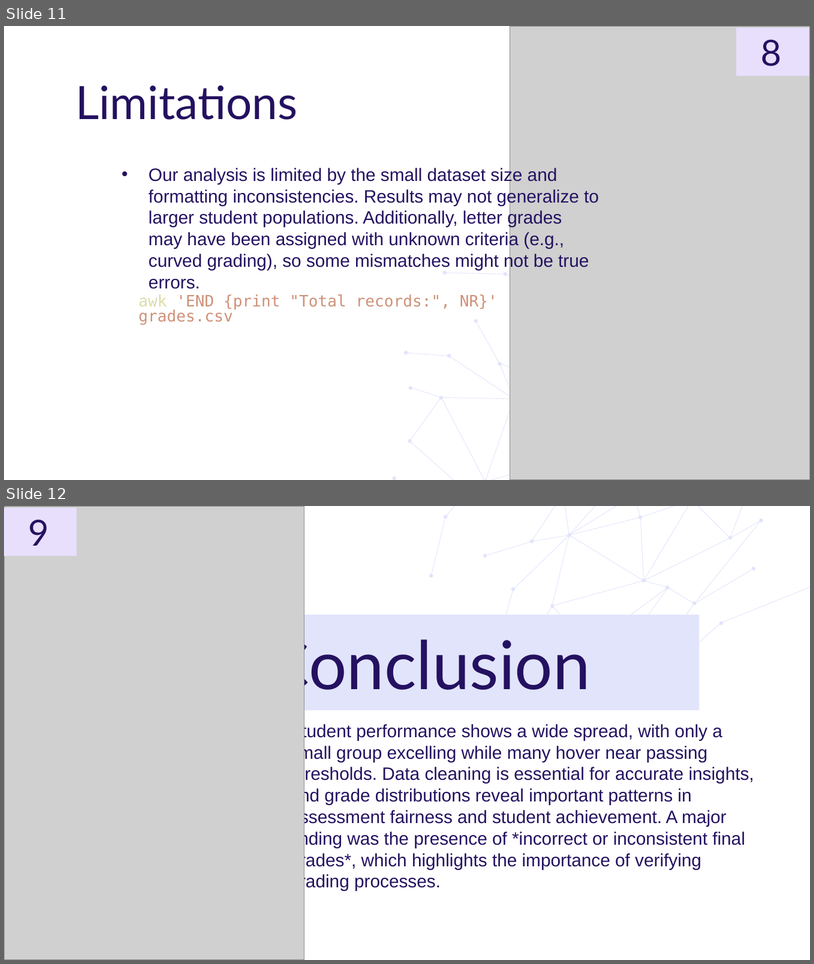
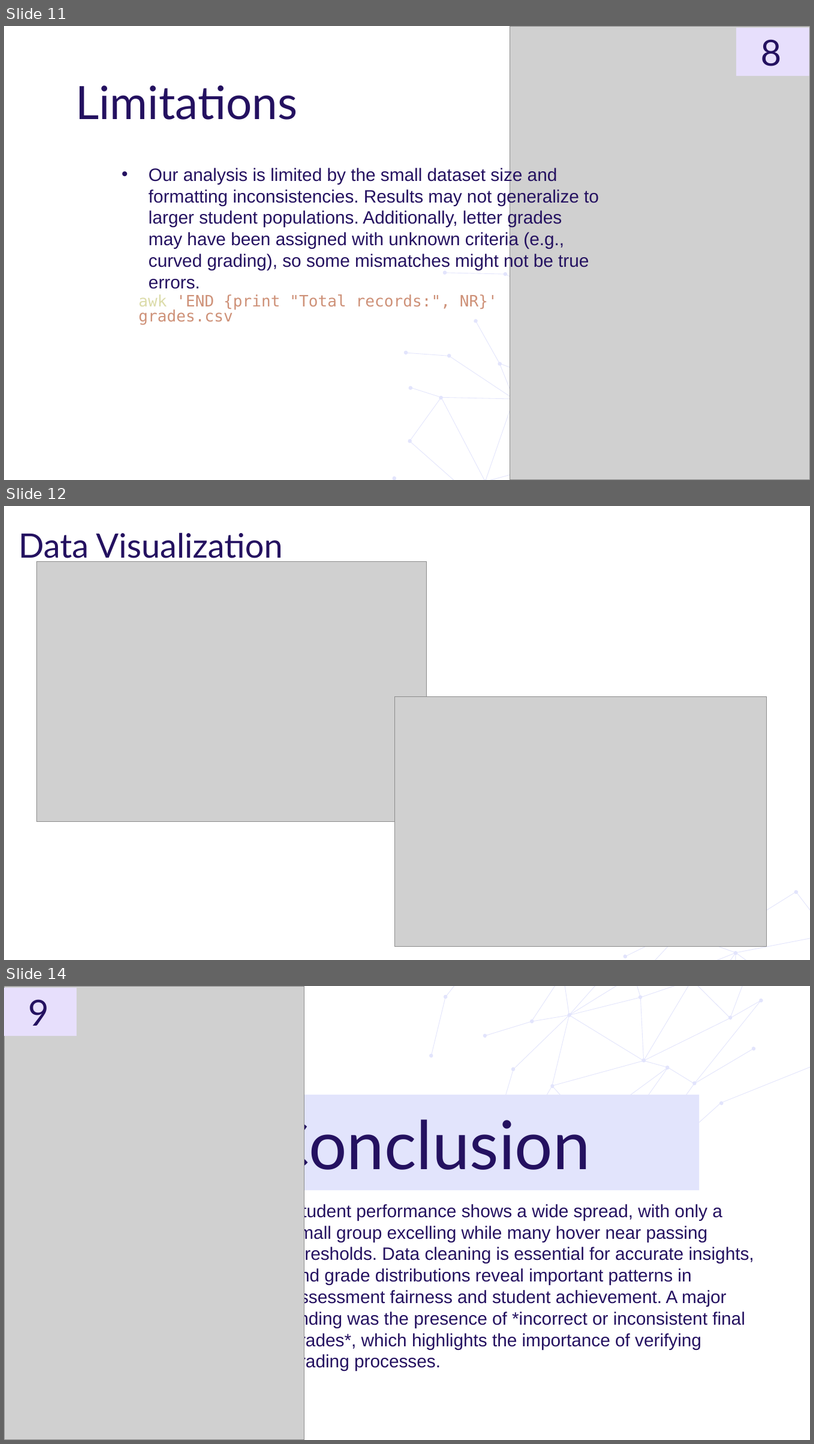
Before and after one commit to mahabbatzakariyayev/awk-demo-data-analysis, a slide deck: Groupwork.pptx. Shown one above the other, each under a label of ours: slides 11 and 12 before the commit, slides 11, 12 and 14 after it; the slides between them are not shown. The pictures are 814x964 and 814x1444 pixels, drawn with LibreOffice and Linux fonts; fonts in the diff are those of the drawing; grey boxes stand for pictures; background and template pictures are left out. Boxes give left, top, right and bottom in pixels: in the first picture for what was removed or moved away, otherwise in the second. Text is boxed around its words. In the diff, an @@ line names an element or a change of style, - is before the commit and + after.

```diff
--- a/Groupwork.pptx
+++ b/Groupwork.pptx
@@ slide 12 added at [4,506,810,960], background #FFFFFF @@
@@ title added at [18,532,282,564], 30 pt, text #241160 @@
+Data Visualization
@@ picture added at [37,562,428,822] @@
@@ picture added at [395,696,767,945] @@
@@ freeform shape added at [548,848,767,957], fill #E2E4FC @@
@@ freeform shape added at [600,877,810,960], fill #E2E4FC @@
@@ what was slide 12 is now slide 14 @@
```
Also in this commit, not shown: 1 slide changed, 1 other slide added.
